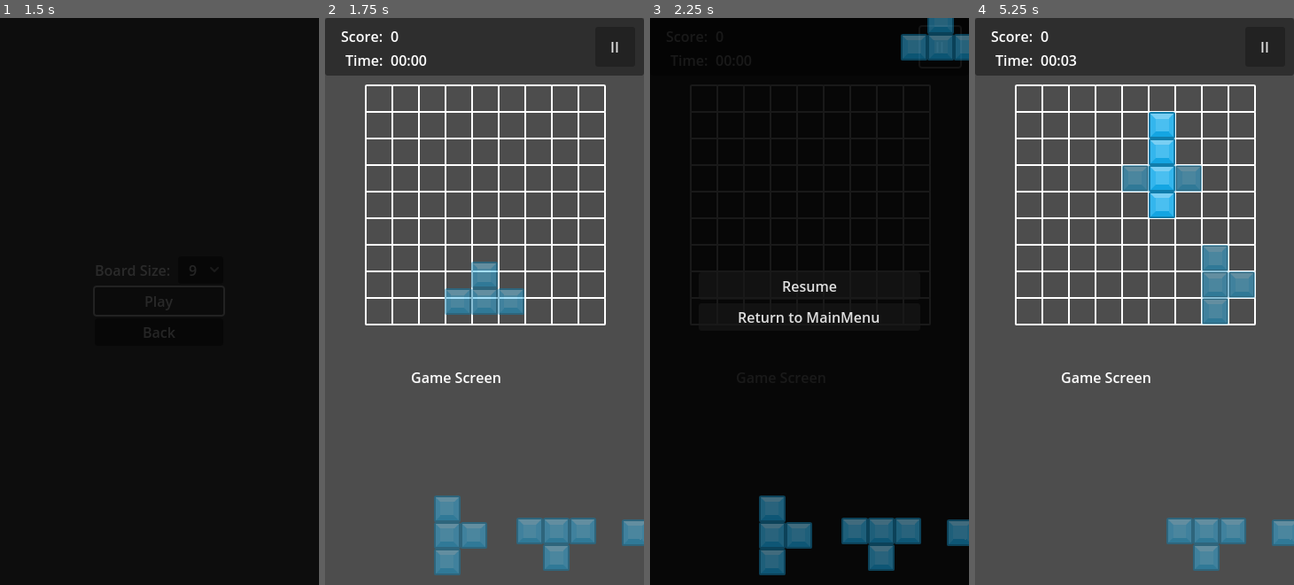
Above: before the commit, frames 1-4 (left to right).
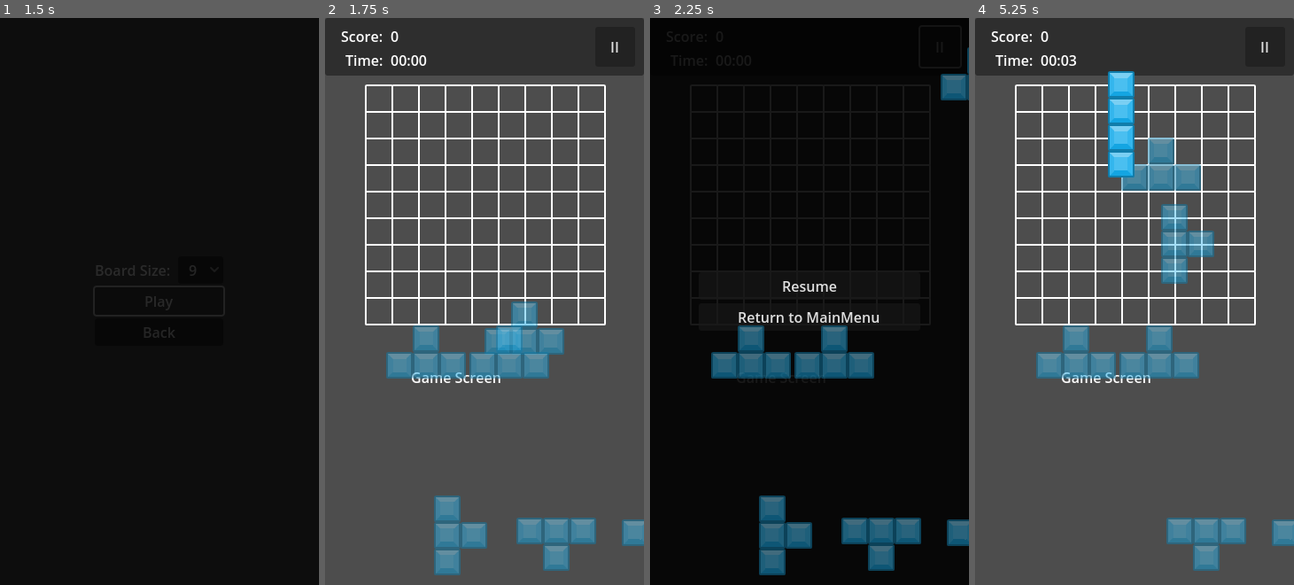
Above: after the commit, the same moments.

Repository: Ozymandias1/blockgame
Game: Godot game, scene res://Scenes/00_RootScene.tscn
Same seed, same stepped clock (60 frames per second), same inputs: the game is played once before the commit and once after it.
Inputs (mouse positions are in pixels of both pictures, inside the frame that each line leads up to):
- Up to frame 1 (1.5 s): click "Start Game" at 0.5 s; click "Play" at 1.25 s
- Up to frame 2 (1.75 s): no input
- Up to frame 3 (2.25 s): click "II" at 2 s
- Up to frame 4 (5.25 s): click "Resume" at 2.75 s; tap Enter at 3.5, 5 s; move the mouse to (1204, 273) at 3.52 s; hold W 3.53-4.28 s; tap Q at 3.6, 4.35, 5.1 s; tap Space at 4.25 s; move the mouse to (1070, 329) at 4.27 s; move the mouse to (1166, 176) at 5.02 s; hold W from 5.03 s (still down)

Frame 1 is identical in both runs. In frame 2, 5.6% of the frame differs, in the area x 19-75%, y 42-64%; in frame 3, 4.8%; in frame 4, 9.3%, in the area x 19-88%, y 9-64%.

Commit message:
배치용 블럭 최소사이즈 설정 (0)

Diff:
--- a/Prefabs/Blocks/block_type_0.tscn
+++ b/Prefabs/Blocks/block_type_0.tscn
@@ -5,16 +5,17 @@
 [ext_resource type="Texture2D" uid="uid://b6ljuns0i4b7d" path="res://Textures/element_red_square.png" id="2_tqdfv"]
 
 [node name="BlockBase" instance=ExtResource("1_8dg0q")]
+custom_minimum_size = Vector2(90, 90)
 block_texture = ExtResource("2_tqdfv")
 block_indices = Array[Vector2i]([Vector2i(0, 0), Vector2i(1, 0), Vector2i(-1, 0), Vector2i(0, -1)])
 
 [node name="TextureRect" type="TextureRect" parent="." index="0"]
 texture_filter = 1
 layout_mode = 0
-offset_left = -15.0
-offset_top = -15.0
-offset_right = 15.0
-offset_bottom = 15.0
+offset_left = 30.0
+offset_top = 30.0
+offset_right = 60.0
+offset_bottom = 60.0
 mouse_filter = 2
 texture = ExtResource("2_daskw")
 expand_mode = 1
@@ -22,10 +23,10 @@
 [node name="TextureRect2" type="TextureRect" parent="." index="1"]
 texture_filter = 1
 layout_mode = 0
-offset_left = 15.0
-offset_top = -15.0
-offset_right = 45.0
-offset_bottom = 15.0
+offset_left = 60.0
+offset_top = 30.0
+offset_right = 90.0
+offset_bottom = 60.0
 mouse_filter = 2
 texture = ExtResource("2_daskw")
 expand_mode = 1
@@ -33,10 +34,9 @@
 [node name="TextureRect3" type="TextureRect" parent="." index="2"]
 texture_filter = 1
 layout_mode = 0
-offset_left = -45.0
-offset_top = -15.0
-offset_right = -15.0
-offset_bottom = 15.0
+offset_top = 30.0
+offset_right = 30.0
+offset_bottom = 60.0
 mouse_filter = 2
 texture = ExtResource("2_daskw")
 expand_mode = 1
@@ -44,10 +44,9 @@
 [node name="TextureRect4" type="TextureRect" parent="." index="3"]
 texture_filter = 1
 layout_mode = 0
-offset_left = -15.0
-offset_top = -45.0
-offset_right = 15.0
-offset_bottom = -15.0
+offset_left = 30.0
+offset_right = 60.0
+offset_bottom = 30.0
 mouse_filter = 2
 texture = ExtResource("2_daskw")
 expand_mode = 1
--- a/Scenes/03_GamePlay.tscn
+++ b/Scenes/03_GamePlay.tscn
@@ -231,4 +231,17 @@
 offset_right = 203.0
 offset_bottom = 1267.0
 
+[node name="HBoxContainer" type="HBoxContainer" parent="."]
+layout_mode = 0
+offset_left = 69.0
+offset_top = 347.0
+offset_right = 109.0
+offset_bottom = 387.0
+
+[node name="BlockBase" parent="HBoxContainer" instance=ExtResource("3_vmfgw")]
+layout_mode = 2
+
+[node name="BlockBase2" parent="HBoxContainer" instance=ExtResource("3_vmfgw")]
+layout_mode = 2
+
 [connection signal="pressed" from="TopMenu/Btn_Pause" to="." method="_on_btn_pause_pressed"]
--- a/Scripts/GamePlay.gd
+++ b/Scripts/GamePlay.gd
@@ -86,8 +86,9 @@
 func _on_btn_returnToMainMenu():
 	menu_controller.change_menu(Constants.MenuPage.MainMenu)
 
-func create_blocks():
-	print("create_blocks() called.")
+# 배치용 블럭 생성
+func create_placable_blocks():
+	print("create_placable_blocks() called.")
 
 # 블럭의 배치 가능 여부를 판별
 func check_is_placeable(item_board_index: Vector2i):
@@ -113,8 +114,8 @@
 		var item_board_index = item.get_meta("BoardIndex")
 		if check_is_placeable(item_board_index):
 			test_lock_pos = item.global_position
-			test_lock_pos.x += 16
-			test_lock_pos.y += 16
+			test_lock_pos.x -= 30
+			test_lock_pos.y -= 30
 			test_is_lock = true
 			test_blocks[test_block_index].set_opacity(1.0)
 		else:
